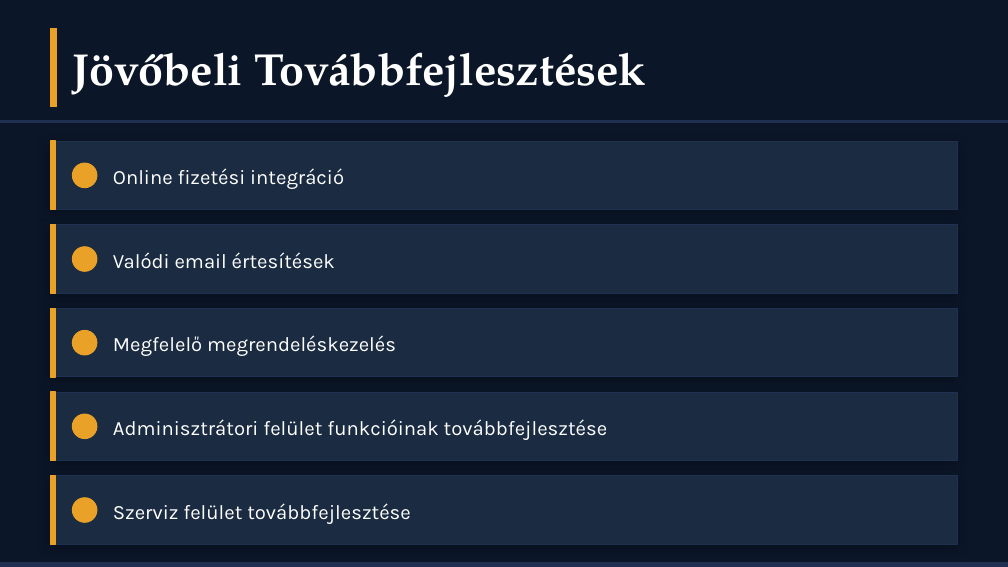
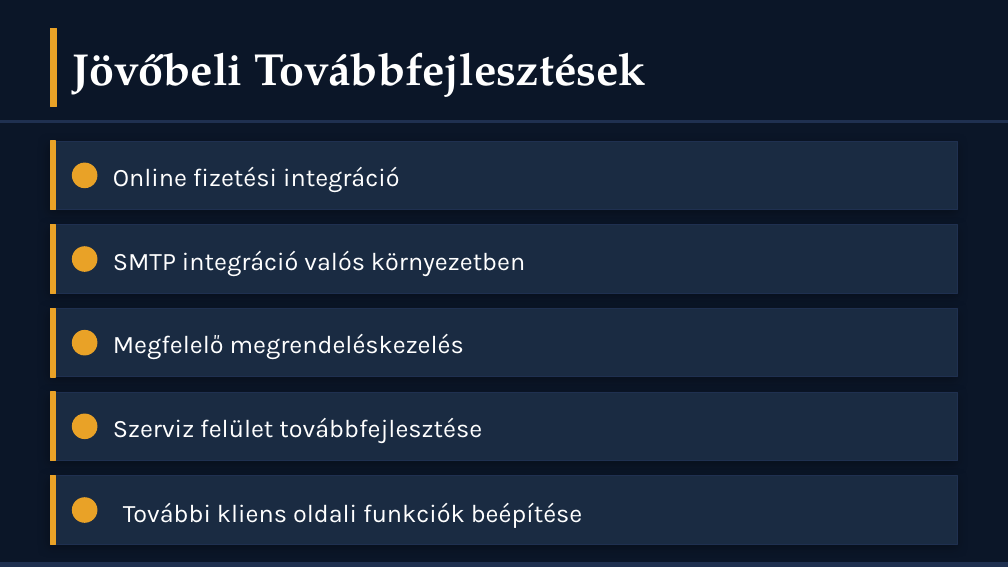
Before and after one commit to hihi-dotcom/CrossCountryBuilds_Webshop, a slide deck: slide 9 of doc/CrossCountryWebshop_Premium (1).pptx. Drawn at 1008x567 pixels with LibreOffice and Linux fonts; fonts in the diff are those of the drawing. Boxes give left, top, right and bottom in pixels: in the first picture for what was removed or moved away, otherwise in the second. Text is boxed around its words. In the diff, an @@ line names an element or a change of style, - is before the commit and + after.

```diff
--- a/doc/CrossCountryWebshop_Premium (1).pptx
+++ b/doc/CrossCountryWebshop_Premium (1).pptx
@@ text "Online fizetési integráció" at <box>113,167,400,192</box>: size 14.5 to 18 pt @@
@@ text at <box>113,251,525,276</box>: text changed; size 14.5 to 18 pt @@
-Valódi email értesítések
+SMTP integráció valós környezetben
@@ text "Megfelelő megrendeléskezelés" at <box>113,334,464,359</box>: size 14.5 to 18 pt @@
@@ text at <box>113,418,482,443</box>: text changed; size 14.5 to 18 pt @@
-Adminisztrátori felület funkcióinak továbbfejlesztése
+Szerviz felület továbbfejlesztése
@@ text removed at <box>113,503,411,524</box> @@
-Szerviz felület továbbfejlesztése
@@ text added at <box>123,503,583,528</box>, 18 pt, text #FFFFFF @@
+További kliens oldali funkciók beépítése
```
Also in this commit, not shown: 10 other slides changed, 1 slide added, 1 slide removed.
